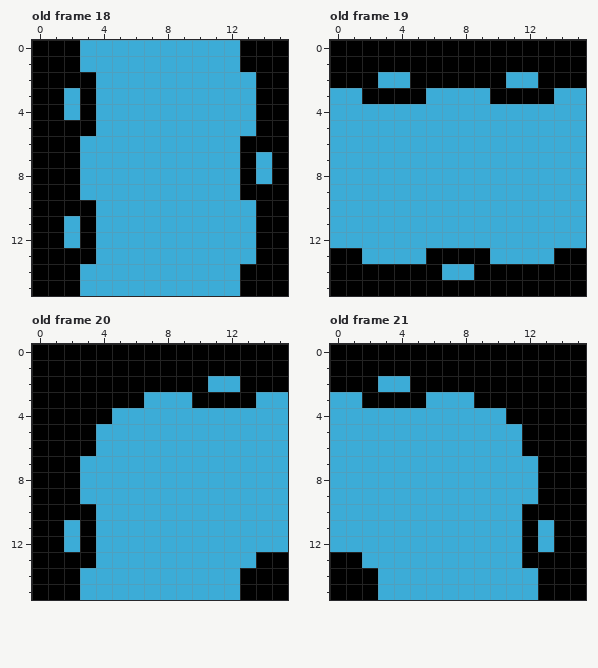
Pixel-art file: tiles/tilesheet.aseprite. The first picture shows the starting point.
16x16 pixels, 32 frames. Shown: old frame 18, old frame 19, old frame 20, old frame 21. The commit also changed other frames, which this record leaves out.
New version:
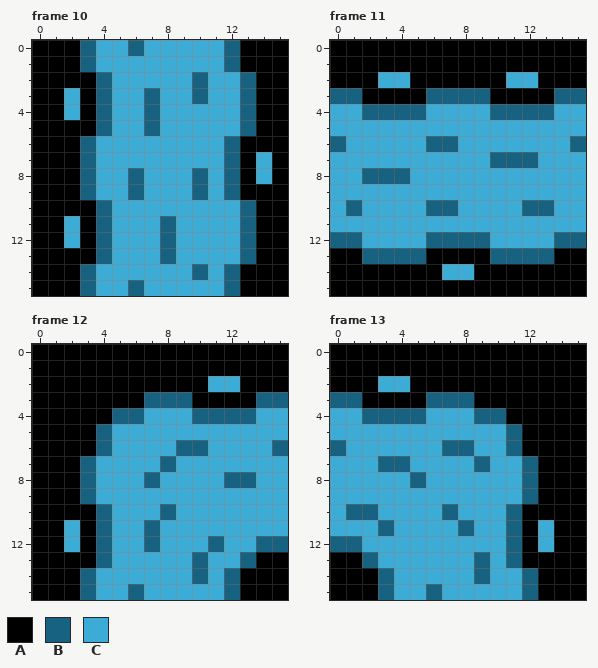
Palette (. is transparent): A #000000  B #166280  C #3cacd7
A new or re-ordered frame is compared with the old frame closest to it.
The edit:
frames re-ordered
--- frame 10 against old frame 18
@@ x 0..15 @@
- 0 AAACCCCCCCCCCAAA
- 1 AAACCCCCCCCCCAAA
- 2 AAAACCCCCCCCCCAA
- 3 AACACCCCCCCCCCAA
- 4 AACACCCCCCCCCCAA
- 5 AAAACCCCCCCCCCAA
- 6 AAACCCCCCCCCCAAA
- 7 AAACCCCCCCCCCACA
- 8 AAACCCCCCCCCCACA
- 9 AAACCCCCCCCCCAAA
-10 AAAACCCCCCCCCCAA
-11 AACACCCCCCCCCCAA
-12 AACACCCCCCCCCCAA
-13 AAAACCCCCCCCCCAA
-14 AAACCCCCCCCCCAAA
-15 AAACCCCCCCCCCAAA
+ 0 AAABCCBCCCCCBAAA
+ 1 AAABCCCCCCCCBAAA
+ 2 AAAABCCCCCBCCBAA
+ 3 AACABCCBCCBCCBAA
+ 4 AACABCCBCCCCCBAA
+ 5 AAAABCCBCCCCCBAA
+ 6 AAABCCCCCCCCBAAA
+ 7 AAABCCCCCCCCBACA
+ 8 AAABCCBCCCBCBACA
+ 9 AAABCCBCCCBCBAAA
+10 AAAABCCCCCCCCBAA
+11 AACABCCCBCCCCBAA
+12 AACABCCCBCCCCBAA
+13 AAAABCCCBCCCCBAA
+14 AAABCCCCCCBCBAAA
+15 AAABCCBCCCCCBAAA
--- frame 11 against old frame 19
@@ x 0..15 @@
  2 AAACCAAAAAACCAAA
- 3 CCAAAACCCCAAAACC
- 4 CCCCCCCCCCCCCCCC
+ 3 BBAAAABBBBAAAABB
+ 4 CCBBBBCCCCBBBBCC
  5 CCCCCCCCCCCCCCCC
- 6 CCCCCCCCCCCCCCCC
- 7 CCCCCCCCCCCCCCCC
- 8 CCCCCCCCCCCCCCCC
+ 6 BCCCCCBBCCCCCCCB
+ 7 CCCCCCCCCCBBBCCC
+ 8 CCBBBCCCCCCCCCCC
  9 CCCCCCCCCCCCCCCC
-10 CCCCCCCCCCCCCCCC
+10 CBCCCCBBCCCCBBCC
 11 CCCCCCCCCCCCCCCC
-12 CCCCCCCCCCCCCCCC
-13 AACCCCAAAACCCCAA
+12 BBCCCCBBBBCCCCBB
+13 AABBBBAAAABBBBAA
 14 AAAAAAACCAAAAAAA
--- frame 12 against old frame 20
@@ x 0..15 @@
  2 AAAAAAAAAAACCAAA
- 3 AAAAAAACCCAAAACC
- 4 AAAAACCCCCCCCCCC
- 5 AAAACCCCCCCCCCCC
- 6 AAAACCCCCCCCCCCC
- 7 AAACCCCCCCCCCCCC
- 8 AAACCCCCCCCCCCCC
- 9 AAACCCCCCCCCCCCC
-10 AAAACCCCCCCCCCCC
-11 AACACCCCCCCCCCCC
-12 AACACCCCCCCCCCCC
-13 AAAACCCCCCCCCCAA
-14 AAACCCCCCCCCCAAA
-15 AAACCCCCCCCCCAAA
+ 3 AAAAAAABBBAAAABB
+ 4 AAAAABBCCCBBBBCC
+ 5 AAAABCCCCCCCCCCC
+ 6 AAAABCCCCBBCCCCB
+ 7 AAABCCCCBCCCCCCC
+ 8 AAABCCCBCCCCBBCC
+ 9 AAABCCCCCCCCCCCC
+10 AAAABCCCBCCCCCCC
+11 AACABCCBCCCCCCCC
+12 AACABCCBCCCBCCBB
+13 AAAABCCCCCBCCBAA
+14 AAABCCCCCCBCBAAA
+15 AAABCCBCCCCCBAAA
--- frame 13 against old frame 21
@@ x 0..15 @@
  2 AAACCAAAAAAAAAAA
- 3 CCAAAACCCAAAAAAA
- 4 CCCCCCCCCCCAAAAA
- 5 CCCCCCCCCCCCAAAA
- 6 CCCCCCCCCCCCAAAA
- 7 CCCCCCCCCCCCCAAA
- 8 CCCCCCCCCCCCCAAA
- 9 CCCCCCCCCCCCCAAA
-10 CCCCCCCCCCCCAAAA
-11 CCCCCCCCCCCCACAA
-12 CCCCCCCCCCCCACAA
-13 AACCCCCCCCCCAAAA
-14 AAACCCCCCCCCCAAA
-15 AAACCCCCCCCCCAAA
+ 3 BBAAAABBBAAAAAAA
+ 4 CCBBBBCCCBBAAAAA
+ 5 CCCCCCCCCCCBAAAA
+ 6 BCCCCCCBBCCBAAAA
+ 7 CCCBBCCCCBCCBAAA
+ 8 CCCCCBCCCCCCBAAA
+ 9 CCCCCCCCCCCCBAAA
+10 CBBCCCCBCCCBAAAA
+11 CCCBCCCCBCCBACAA
+12 BBCCCCCCCCCBACAA
+13 AABCCCCCCBCBAAAA
+14 AAABCCCCCBCCBAAA
+15 AAABCCBCCCCCBAAA
Changed places in both pictures, as pixel boxes (x1, y1, x2, y2):
changed: (80, 40, 256, 296)
changed: (330, 88, 586, 264)
changed: (80, 392, 288, 600)
changed: (330, 392, 538, 600)
